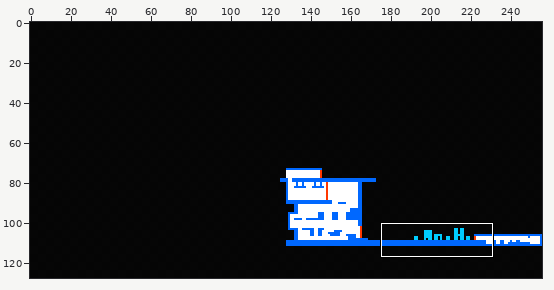
File history of a pixel-art file, Assets/MapConcept.ase. Above: a wide view before the commit, with the close-up outlined.
Close-up. Before the commit:
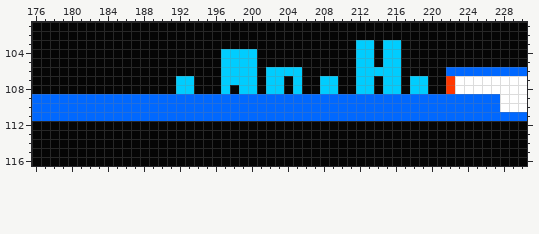
256x128 pixels, 1 frame. Shown: x 176..230, y 101..116. The commit also changed other parts of the picture, which this record leaves out.
The result:
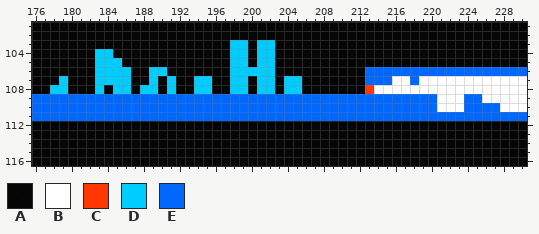
Palette (. is transparent): A #000000ea  B #ffffff  C #ff3800  D #00cdff  E #0068ff
Difference:
--- layer "Stuff"
@@ x 176..230 @@
 102 AAAAAAAAAAAAAAAAAAAAAAAAAAAAAAAAAAAAAAAAAAAAAAAAAAAAAAA
-103 AAAAAAAAAAAAAAAAAAAAAAAAAAAAAAAAAAAADDADDAAAAAAAAAAAAAA
-104 AAAAAAAAAAAAAAAAAAAAADDDDAAAAAAAAAAADDADDAAAAAAAAAAAAAA
-105 AAAAAAAAAAAAAAAAAAAAADDDDAAAAAAAAAAADDADDAAAAAAAAAAAAAA
-106 AAAAAAAAAAAAAAAAAAAAADDDDADDDDAAAAAADDDDDAAAAAEEEEEEEEE
-107 AAAAAAAAAAAAAAAADDAAADDDDADDADAADDAADDADDADDAACBBBBBBBB
-108 AAAAAAAAAAAAAAAADDAAADADDADDADAADDAADDADDADDAACBBBBBBBB
-109 EEEEEEEEEEEEEEEEEEEEEEEEEEEEEEEEEEEEEEEEEEEEEEEEEEEEBBB
-110 EEEEEEEEEEEEEEEEEEEEEEEEEEEEEEEEEEEEEEEEEEEEEEEEEEEEBBB
+103 AAAAAAAAAAAAAAAAAAAAAADDADDAAAAAAAAAAAAAAAAAAAAAAAAAAAA
+104 AAAAAAADDAAAAAAAAAAAAADDADDAAAAAAAAAAAAAAAAAAAAAAAAAAAA
+105 AAAAAAADDDAAAAAAAAAAAADDADDAAAAAAAAAAAAAAAAAAAAAAAAAAAA
+106 AAAAAAADDDDAADDAAAAAAADDDDDAAAAAAAAAAEEEEEEEEEEEEEEEEEE
+107 AAADAAADDDDAADADAADDAADDADDADDAAAAAAAEEEBBEBBBBBBBBBBBB
+108 AADDAAADADDADDADAADDAADDADDADDAAAAAAACBBBBBBBBBBBBBBBBB
+109 EEEEEEEEEEEEEEEEEEEEEEEEEEEEEEEEEEEEEEEEEEEEEBBBEEBBBBB
+110 EEEEEEEEEEEEEEEEEEEEEEEEEEEEEEEEEEEEEEEEEEEEEBBBEEEEBBB
 111 EEEEEEEEEEEEEEEEEEEEEEEEEEEEEEEEEEEEEEEEEEEEEEEEEEEEEEE
